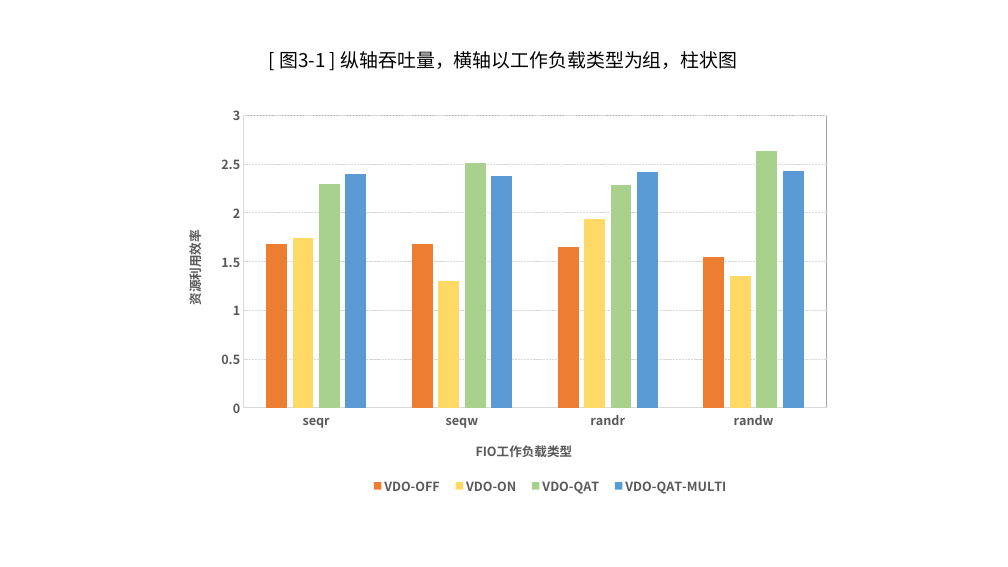
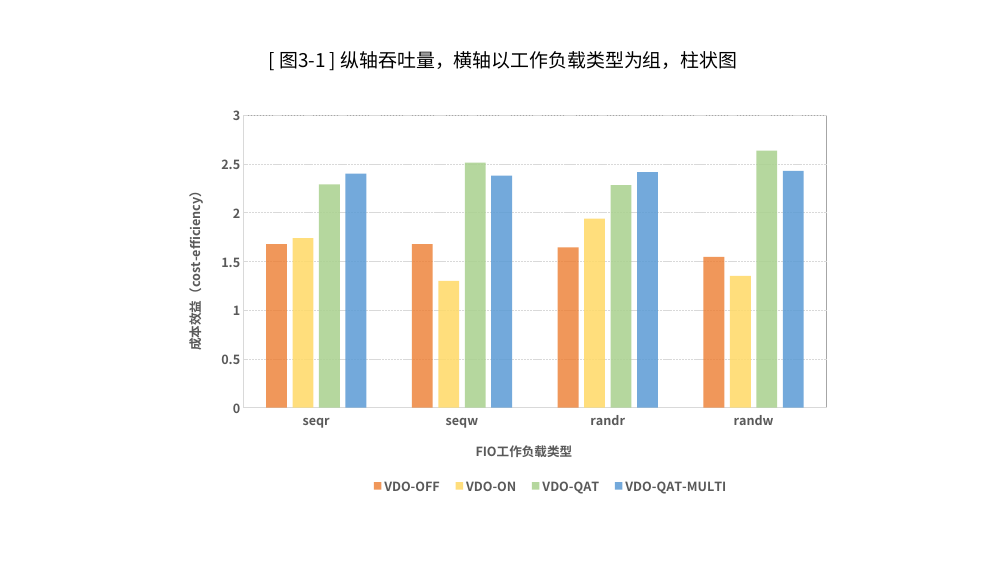
Before and after one commit to lingxu-wxw/intel-vdo-note, a slide deck: slide 4 of VDO测试图表.pptx (slide 2 before the commit). Drawn at 1008x567 pixels with LibreOffice and Linux fonts; fonts in the diff are those of the drawing. Boxes give left, top, right and bottom in pixels: in the first picture for what was removed or moved away, otherwise in the second. Text is boxed around its words. In the diff, an @@ line names an element or a change of style, - is before the commit and + after.

```diff
--- a/VDO测试图表.pptx
+++ b/VDO测试图表.pptx
@@ column chart at box(168, 98, 840, 507) @@
@@ colour of VDO-OFF #ED7D31 to #ED7D31 at 80% opacity @@
@@ colour of VDO-ON #FFD966 to #FFD966 at 85% opacity @@
@@ colour of VDO-QAT #A9D18E to #A9D18E at 85% opacity @@
@@ colour of VDO-QAT-MULTI #5B9BD5 to #5B9BD5 at 85% opacity @@
@@ value axis title "资源利用效率 " to "成本效益（cost-efficiency） " @@
```
Also in this commit, not shown: 4 other slides changed, 3 slides added, 2 other files.
